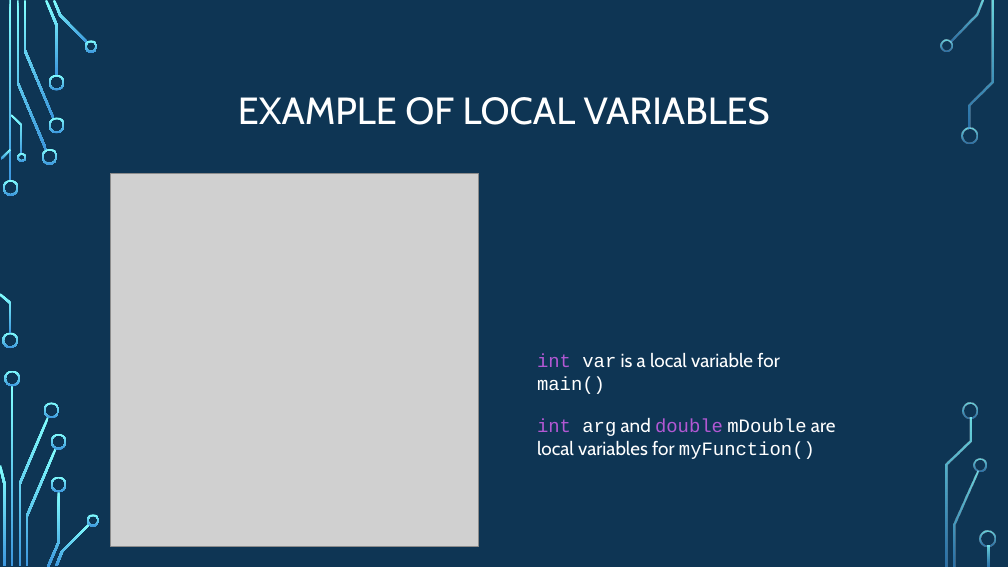
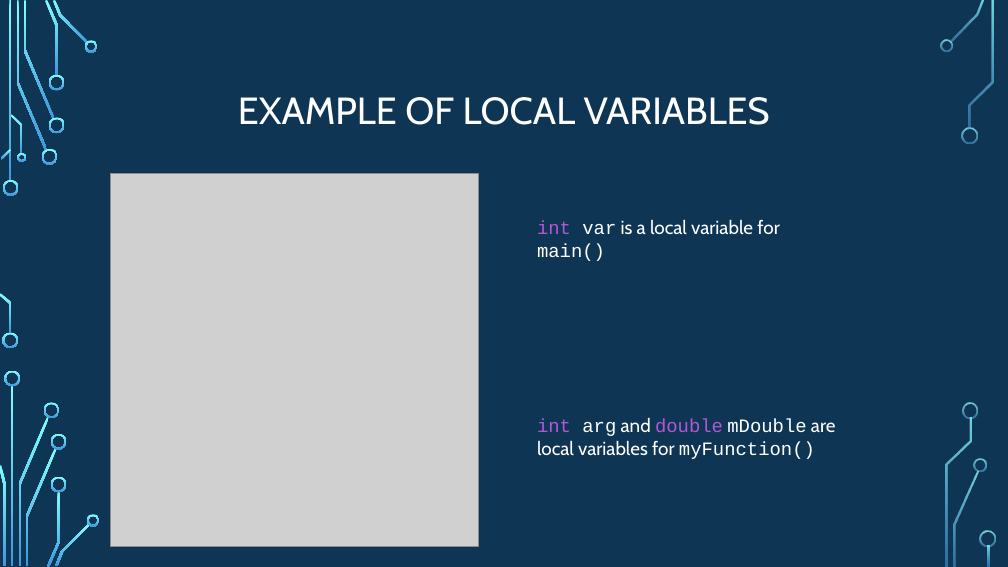
Before and after one commit to psypdt/ZIS_C-_Summer_Course_2019, a slide deck: slide 49 of Day_2/Day_2.pptx (slide 48 before the commit). Drawn at 1008x567 pixels with LibreOffice and Linux fonts; fonts in the diff are those of the drawing; grey boxes stand for pictures; background and template pictures are left out. Boxes give left, top, right and bottom in pixels: in the first picture for what was removed or moved away, otherwise in the second. Text is boxed around its words. In the diff, an @@ line names an element or a change of style, - is before the commit and + after.

```diff
--- a/Day_2/Day_2.pptx
+++ b/Day_2/Day_2.pptx
@@ text "int var is a local ...": place and size @@
-text "int var is a local ..." at (537, 353, 780, 394)
+text "int var is a local ..." at (537, 220, 780, 261)
```
Also in this commit, not shown: 3 other slides changed, 1 slide added.
